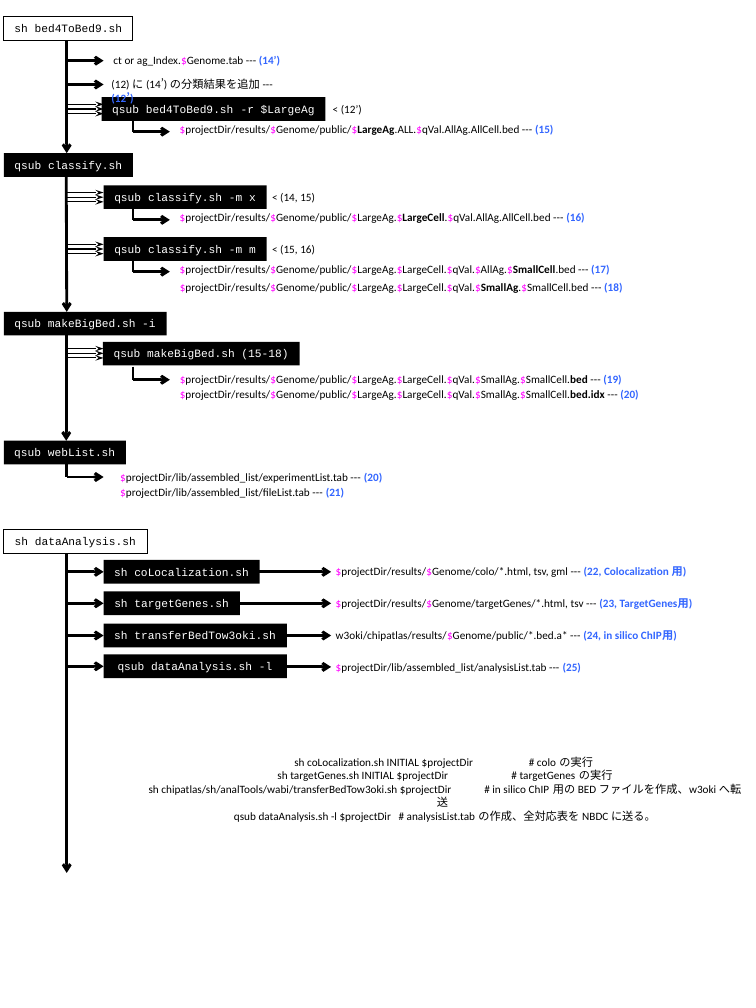
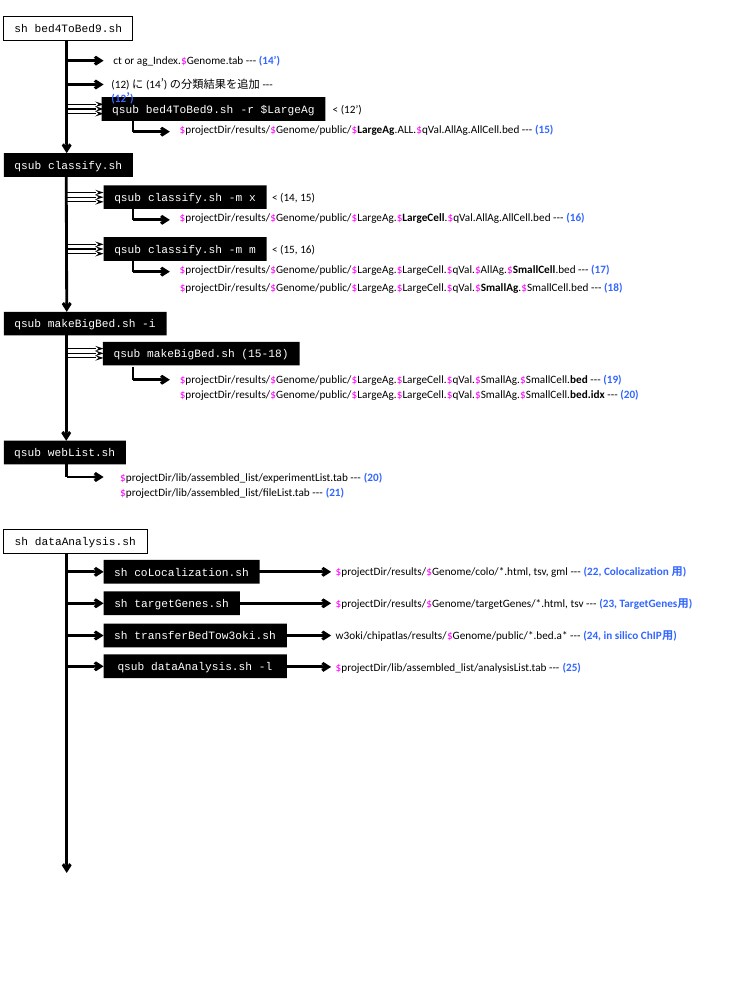
Before and after one commit to shinyaoki/chipatlas, a slide deck: slide 2 of フローチャート.pptx. Drawn at 756x1008 pixels with LibreOffice and Linux fonts; fonts in the diff are those of the drawing. Boxes give left, top, right and bottom in pixels: in the first picture for what was removed or moved away, otherwise in the second. Text is boxed around its words. In the diff, an @@ line names an element or a change of style, - is before the commit and + after.

Commit message:
edited

```diff
--- a/フローチャート.pptx
+++ b/フローチャート.pptx
@@ text removed at bbox=[149, 756, 741, 822] @@
-sh coLocalization.sh INITIAL $projectDir # colo の実行
-sh targetGenes.sh INITIAL $projectDir # targetGenes の実行
-sh chipatlas/sh/analTools/wabi/transferBedTow3oki.sh $projectDir # in silico ChIP 用の BED ファイルを作成、w3oki へ転送
-qsub dataAnalysis.sh -l $projectDir # analysisList.tab の作成、全対応表を NBDC に送る。
```
Also in this commit, not shown: 1 other slide changed.
